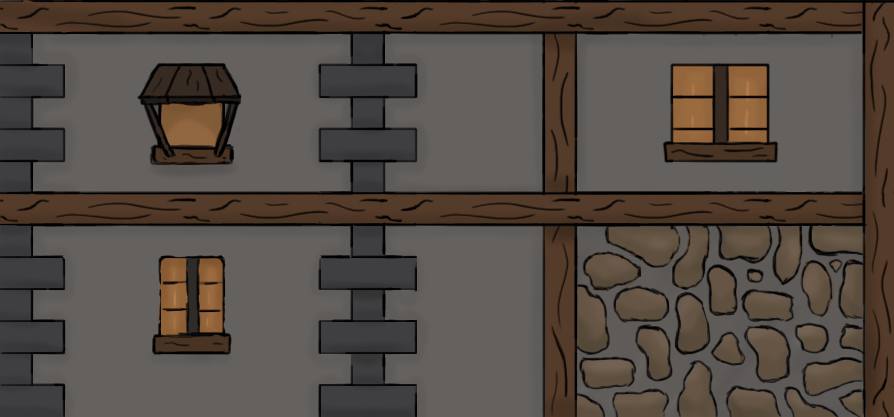
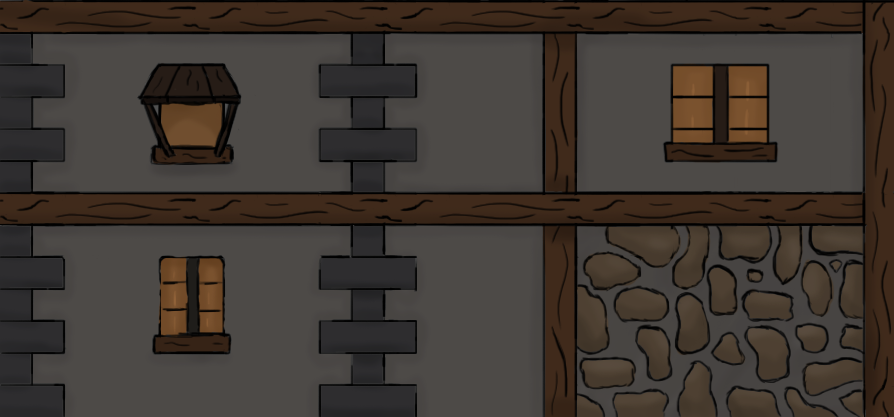
Layer changes from the first 894×417 image to the second:
hid "Calque 34" over [left=0, top=0, right=894, bottom=417]
added layer "Calque 35" (20%) above "Couleur" over [left=0, top=0, right=894, bottom=417]
